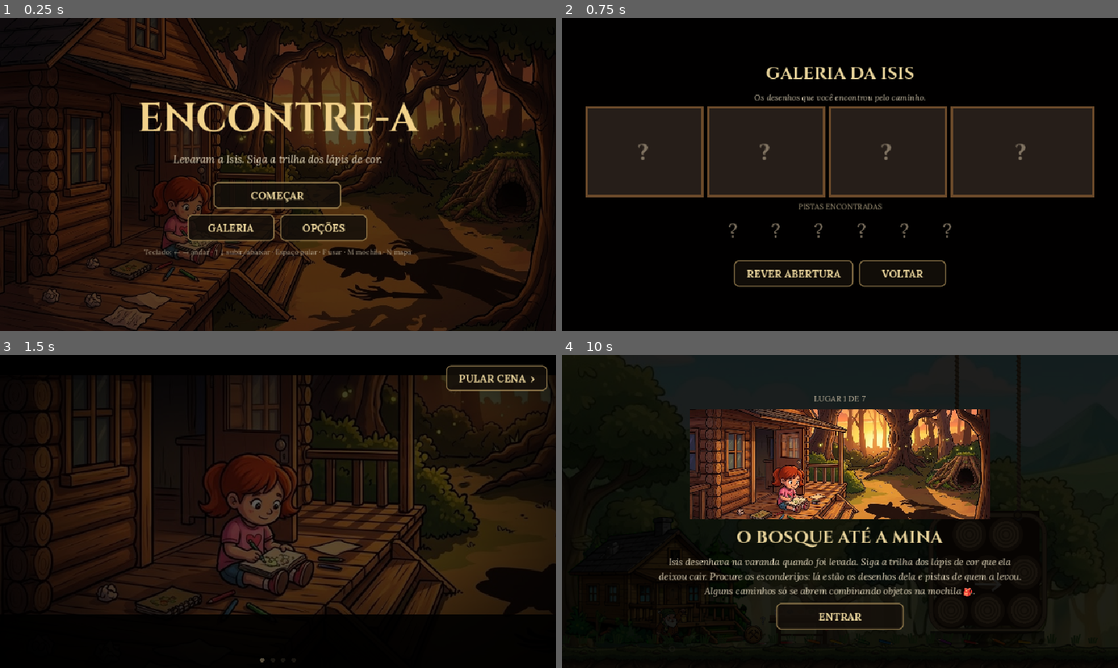
Above: before the commit, frames 1-4 (two rows, left to right).
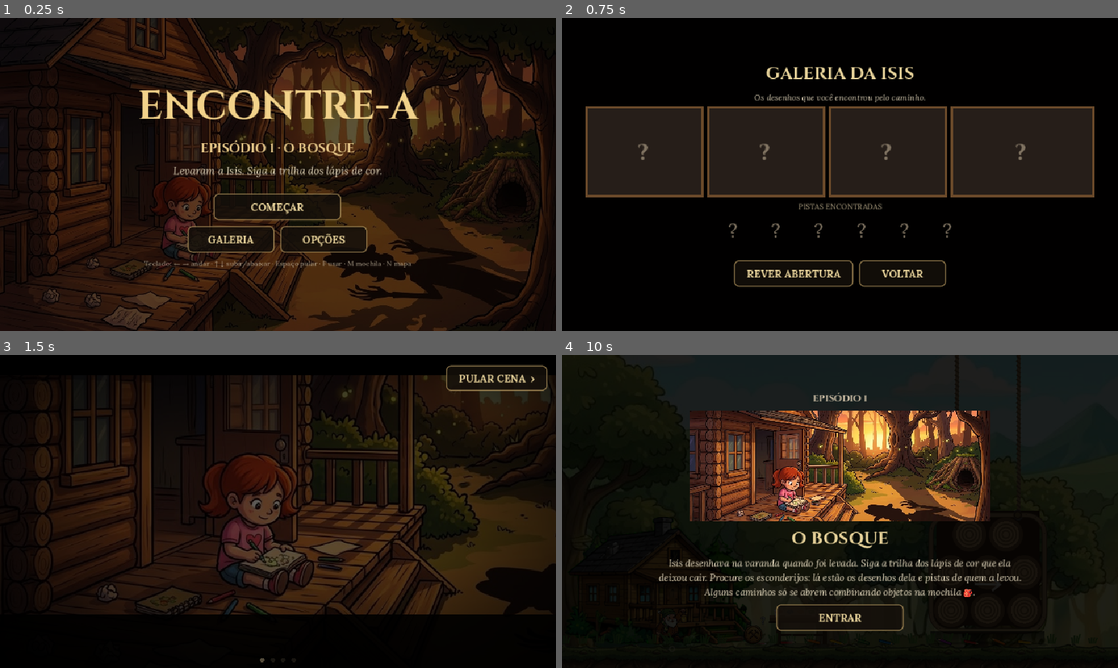
Above: after the commit, the same moments.

Repository: alanclebersantana/Find-Her-Godot
Game: Godot game, scene res://scenes/main.tscn
The game is run twice, just before and just after one commit, with the same random seed, the same clock (stepped at 60 frames per second) and the same inputs.
Inputs (mouse positions are in pixels of both pictures, inside the frame that each line leads up to):
- Up to frame 1 (0.25 s): no input
- Up to frame 2 (0.75 s): click "GALERIA" at 0.5 s
- Up to frame 3 (1.5 s): click "REVER ABERTURA" at 1.25 s
- Up to frame 4 (10 s): tap Enter at 2 s; drag from (840, 511) to (895, 442) at 2.02 s; drag from (728, 527) to (812, 574) at 2.77 s; move the mouse to (895, 442) at 3.52 s; hold Right 3.53-4.25 s; tap C at 3.6 s; drag from (812, 574) to (673, 464) at 4.27 s; move the mouse to (1006, 558) at 5.02 s; hold Left 5.03-5.75 s; tap E at 5.1 s; tap Space at 5.27, 9.77 s; click "COMEÇAR" at 5.75 s; click "SIM, QUERO DICAS" at 6.5 s; drag from (840, 511) to (756, 433) at 7.27 s; move the mouse to (867, 511) at 8.02 s; hold Down 8.03-8.75 s; tap V at 8.1 s; click (867, 511) at 8.17 s; drag from (756, 433) to (728, 527) at 8.77 s; move the mouse to (962, 495) at 9.52 s; hold Up from 9.53 s (still down); tap G at 9.6 s

The runs differ from the first frame. In frame 1, 7.6% of the frame differs, in the area x 25-76%, y 22-80%; in frame 2, nothing differs; in frame 3, nothing differs; in frame 4, 10%, in the area x 17-83%, y 12-89%.

Commit message:
Episódio 1 · O Bosque no começo; Episódio 2 no final
- título com "Episódio 1 · O Bosque", cartão do episódio abrindo a cena inicial e na tela de entrada
- depois dos créditos: "Episódio 2: As Profundezas da Mina" (no lugar de Fase 2)

Co-Authored-By: Claude Opus 5.5 <noreply@anthropic.com>
Claude-Session: https://claude.ai/code/session_01W4uJMM5KLRnk3edeqa4wjD

Diff:
--- a/assets/data/level1.json
+++ b/assets/data/level1.json
@@ -1,5 +1,5 @@
 {
- "name": "O Bosque até a Mina",
+ "name": "O Bosque",
  "theme": "forest",
  "seed": 3,
  "spanX": 55300,
--- a/scripts/main.gd
+++ b/scripts/main.gd
@@ -598,6 +598,7 @@
 	panel.add_child(img)
 	panel.move_child(img, 0)
 	vb.add_child(_label("ENCONTRE-A", 68, Color("#f2d28a"), Spr.font_title))
+	vb.add_child(_label("EPISÓDIO 1 · O BOSQUE", 22, Color("#e8c98a"), Spr.font_title))
 	vb.add_child(_label("Levaram a Isis. Siga a trilha dos lápis de cor.", 18, Color("#e8dcc0"), Spr.font_i))
 	var sp := Control.new()
 	sp.custom_minimum_size = Vector2(0, 8)
@@ -783,7 +784,7 @@
 	state = S.INTRO
 	_show_hud(false)
 	var vb := _overlay(.88)
-	vb.add_child(_label("LUGAR 1 DE 7", 14, Color("#cdbfa6")))
+	vb.add_child(_label("EPISÓDIO 1", 16, Color("#cdbfa6"), Spr.font_title))
 	var img := TextureRect.new()
 	img.texture = load("res://assets/ui/cena1.jpg")
 	img.expand_mode = TextureRect.EXPAND_IGNORE_SIZE
--- a/scripts/ui/cutscene.gd
+++ b/scripts/ui/cutscene.gd
@@ -43,7 +43,7 @@
 			shots = [
 				{"d": _s_post_rails, "txt": "Lá no fundo da mina, longe de qualquer luz...", "dur": 4.5},
 				{"d": _s_post_pencil, "txt": "...uma mãozinha deixou cair mais um lápis nos trilhos. A Isis ainda está marcando o caminho.", "dur": 6.0},
-				{"d": _s_post_card, "txt": "Fase 2: As Profundezas da Mina — em breve.", "dur": 4.5},
+				{"d": _s_post_card, "txt": "Episódio 2: As Profundezas da Mina — em breve.", "dur": 4.5},
 			]
 		"mina":
 			shots = [
@@ -385,9 +385,16 @@
 		Spr.glow(px, py, 40 + sin(t * 4) * 6, Color(1, .5, .4, .4))
 	_vignette(W, H, .75)
 
+func _s_ep1_card(W: float, H: float, k: float) -> void:
+	Spr.vgrad(0, 0, W, H, Color(.08, .06, .04), Color(0, 0, 0))
+	var a: float = clamp(k * 3, 0, 1)
+	Spr.text("ENCONTRE-A", W / 2, H * .3, 26, Color(.8, .72, .6, a), HORIZONTAL_ALIGNMENT_CENTER, Spr.font_title)
+	Spr.text("EPISÓDIO 1", W / 2, H * .3 + 60, 44, Color(.95, .82, .55, a), HORIZONTAL_ALIGNMENT_CENTER, Spr.font_title, 6)
+	Spr.text("O Bosque", W / 2, H * .3 + 104, 24, Color(.85, .8, .7, a * .9), HORIZONTAL_ALIGNMENT_CENTER, Spr.font_i)
+
 func _s_post_card(W: float, H: float, k: float) -> void:
 	Spr.vgrad(0, 0, W, H, Color(.06, .05, .04), Color(0, 0, 0))
 	var a: float = clamp(k * 3, 0, 1)
-	Spr.text("FASE 2", W / 2, H * .36, 22, Color(.8, .72, .6, a), HORIZONTAL_ALIGNMENT_CENTER, Spr.font_title)
+	Spr.text("EPISÓDIO 2", W / 2, H * .36, 22, Color(.8, .72, .6, a), HORIZONTAL_ALIGNMENT_CENTER, Spr.font_title)
 	Spr.text("AS PROFUNDEZAS DA MINA", W / 2, H * .36 + 54, 40, Color(.95, .82, .55, a), HORIZONTAL_ALIGNMENT_CENTER, Spr.font_title, 6)
 	Spr.text("em breve", W / 2, H * .36 + 96, 18, Color(.8, .75, .65, a * .8), HORIZONTAL_ALIGNMENT_CENTER, Spr.font_i)
